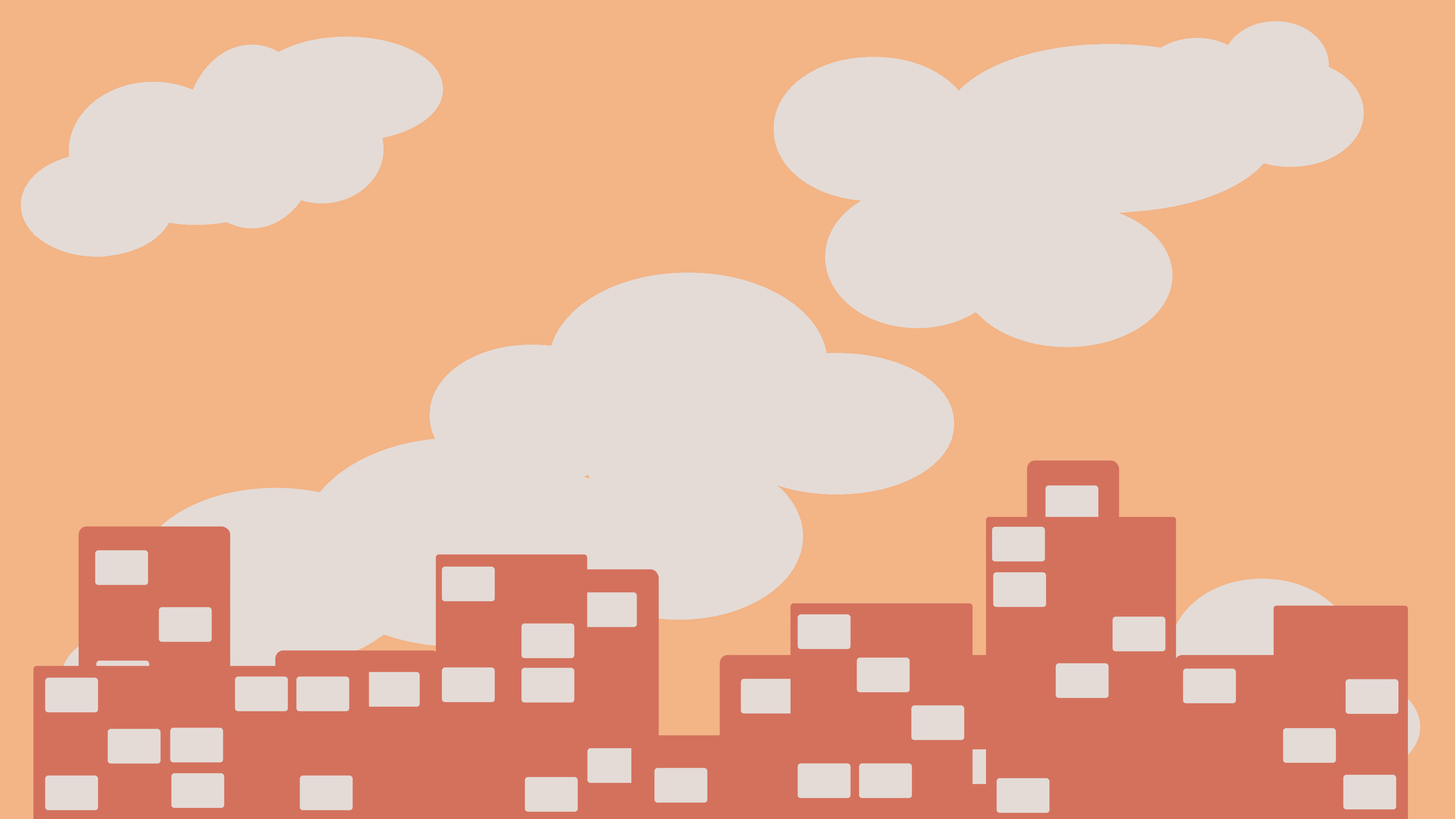
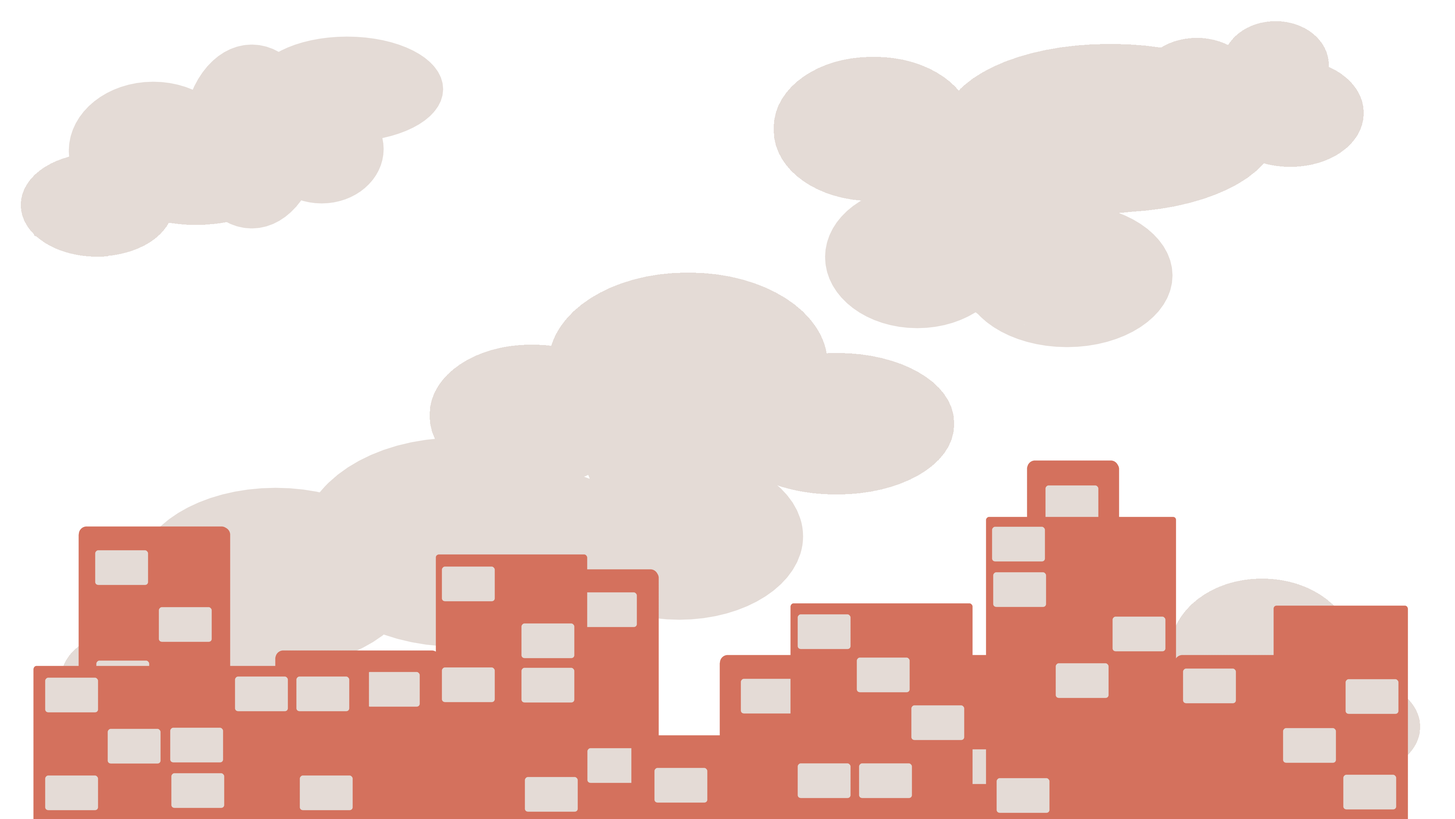
Two versions of the same layered image (1455 × 819). Layer-by-layer changes:
hid "Fondo" over box(0, 0, 1455, 819)
